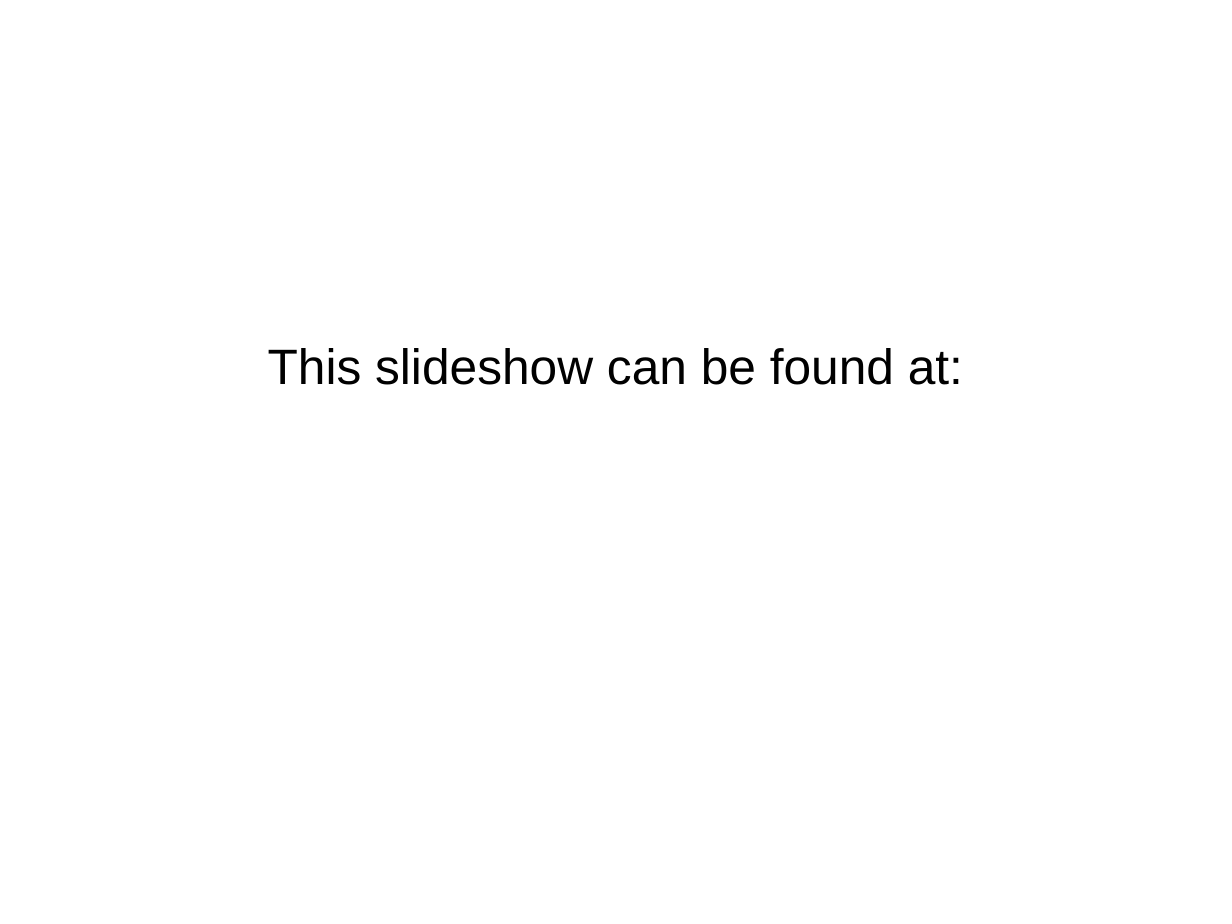
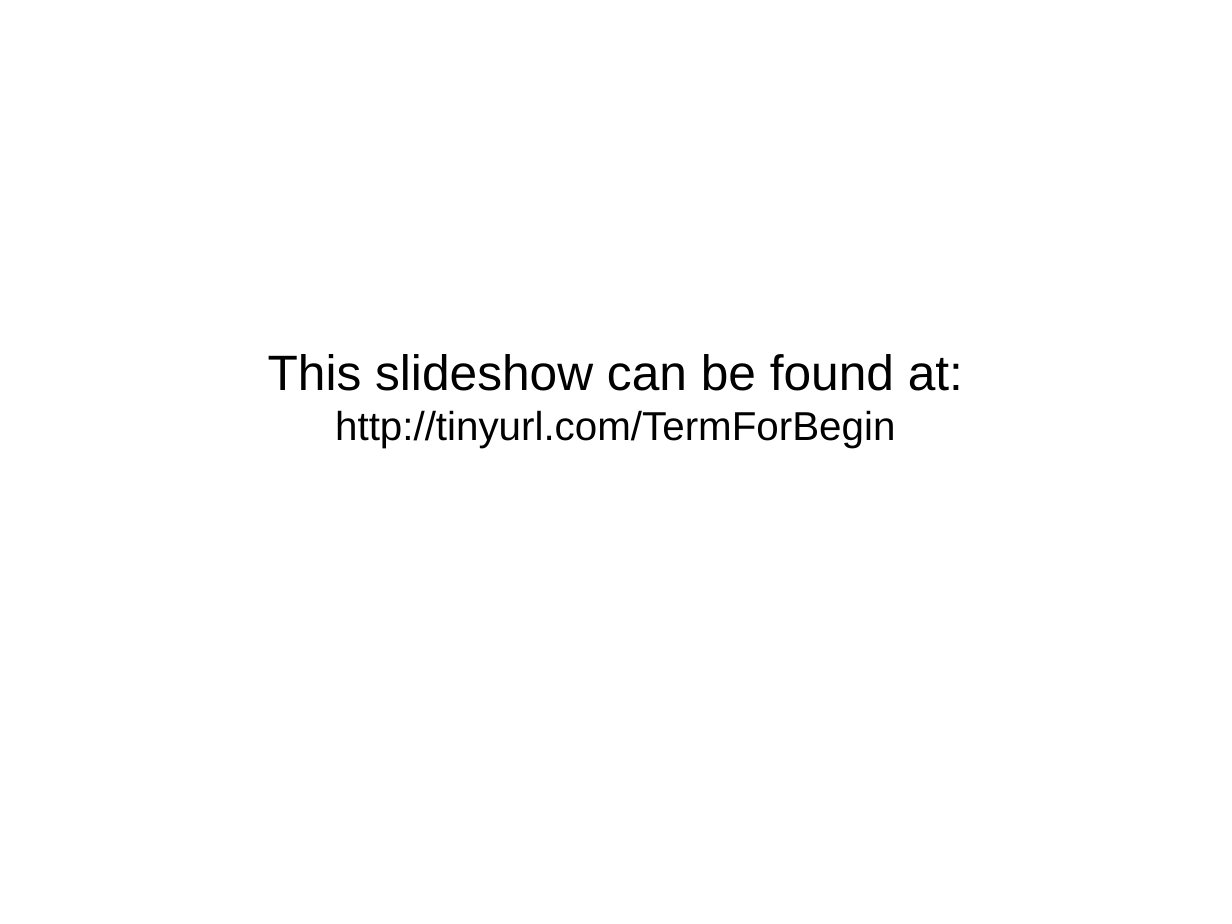
Before and after one commit to CochiseLinuxUsersGroup/Presentations, a slide deck: slide 12 of Terminal_For_Beginners.odp. Drawn at 1232x924 pixels with LibreOffice and Linux fonts; fonts in the diff are those of the drawing. Boxes give left, top, right and bottom in pixels: in the first picture for what was removed or moved away, otherwise in the second. Text is boxed around its words. In the diff, an @@ line names an element or a change of style, - is before the commit and + after.

Commit message:
Updating Terminal for Beginners

```diff
--- a/Terminal_For_Beginners.odp
+++ b/Terminal_For_Beginners.odp
@@ subtitle at [335,410,895,448]: paragraph added @@
+http://tinyurl.com/TermForBegin
```
Also in this commit, not shown: 1 other file.
